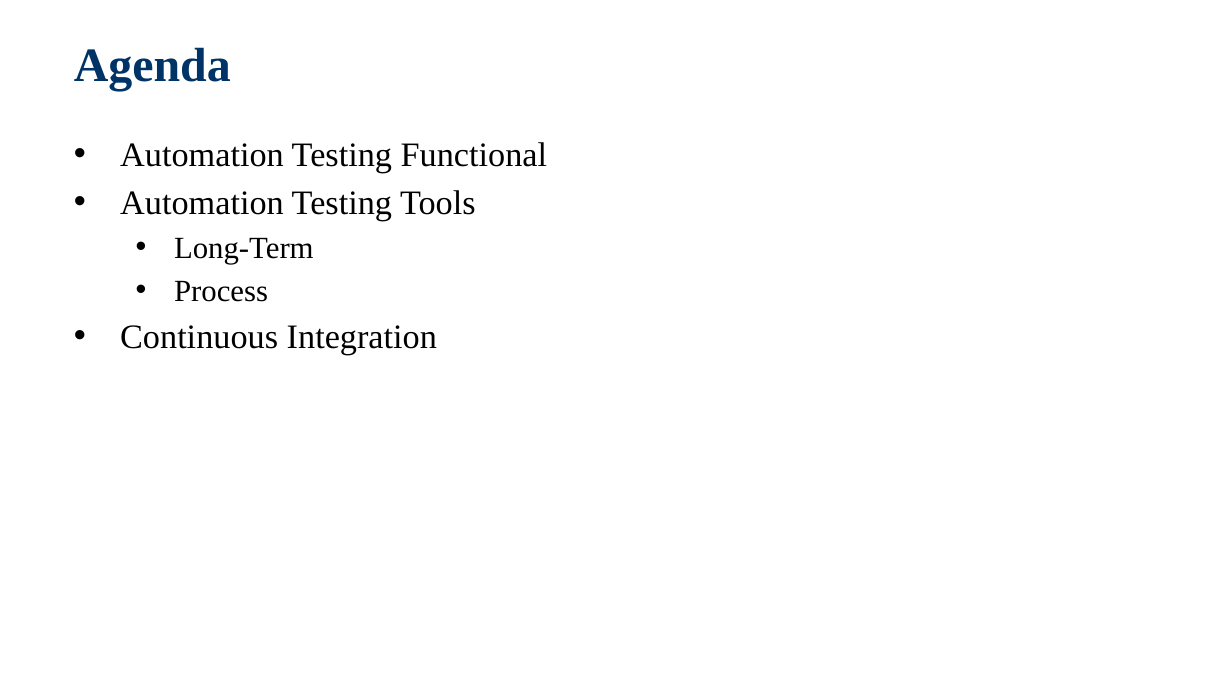
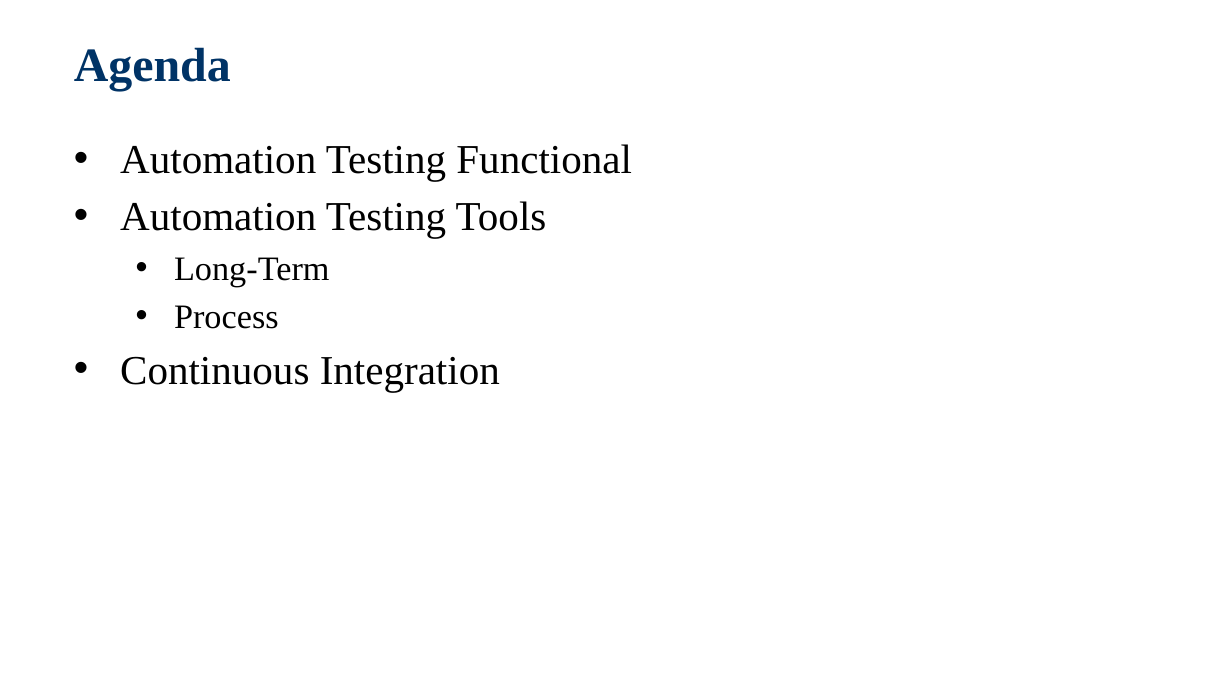
Before and after one commit to jackiejay888/automation, a slide deck: slide 2 of kpi/Automation Testing_Demo/Automation Testing_20200311.pptx. Drawn at 1232x693 pixels with LibreOffice and Linux fonts; fonts in the diff are those of the drawing; background and template pictures are left out. Boxes give left, top, right and bottom in pixels: in the first picture for what was removed or moved away, otherwise in the second. Text is boxed around its words. In the diff, an @@ line names an element or a change of style, - is before the commit and + after.

Commit message:
Modify the Automation Testing_Demo

```diff
--- a/kpi/Automation Testing_Demo/Automation Testing_20200311.pptx
+++ b/kpi/Automation Testing_Demo/Automation Testing_20200311.pptx
@@ text "Automation Testing Functional" at (120, 144, 632, 392): size 20 to 24 pt in "Automation Testing Functional", "Automation Testing Tools", "Continuous Integration"; size 18 to 20 pt in "Long-Term", "Process" @@
```
Also in this commit, not shown: 14 other slides changed, 1 slide removed.
